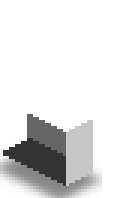
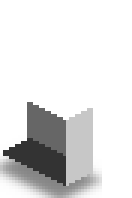
Before/after of a 132×198 layered artwork. What changed in the layer stack:
painted on "Top half" over [27, 102, 93, 132]
painted on "Front" over [66, 108, 93, 132]
painted on "Side" over [27, 102, 93, 114]
